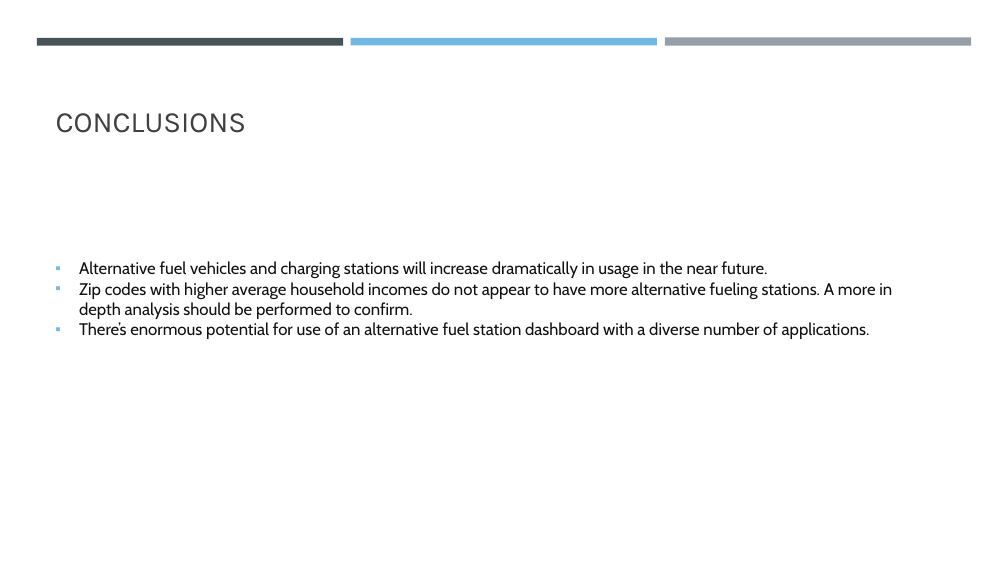
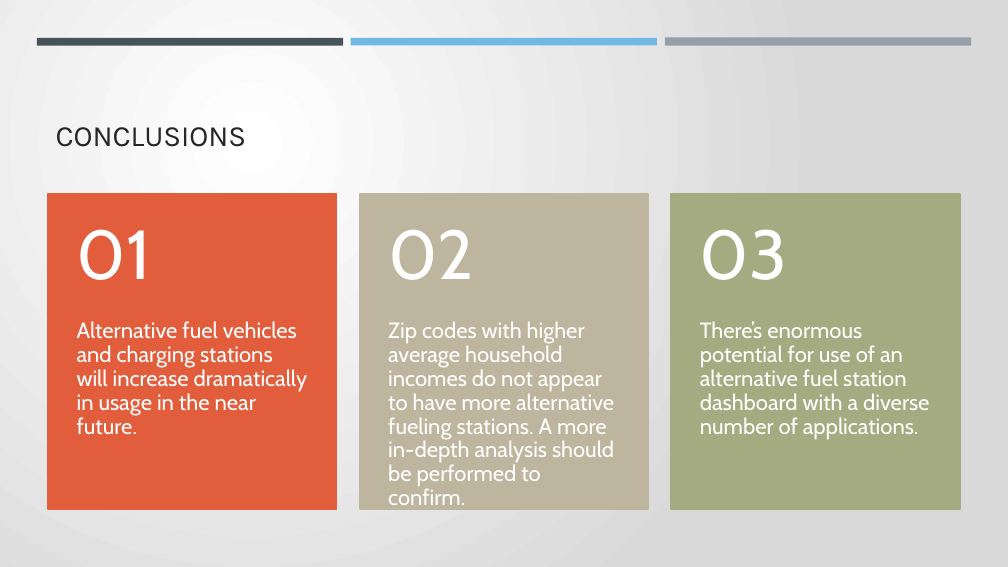
Before and after one commit to gabeo13/Colorado-Alternative-Fuel, a slide deck: slide 10 of Alternative Fuel Station Project.pptx. Drawn at 1008x567 pixels with LibreOffice and Linux fonts; fonts in the diff are those of the drawing. Boxes give left, top, right and bottom in pixels: in the first picture for what was removed or moved away, otherwise in the second. Text is boxed around its words. In the diff, an @@ line names an element or a change of style, - is before the commit and + after.

Commit message:
update ppt

```diff
--- a/Alternative Fuel Station Project.pptx
+++ b/Alternative Fuel Station Project.pptx
@@ background #FFFFFF to gradient #FFFFFF to #D9D9D9 @@
@@ rectangle removed at (37,38,343,45) @@
@@ rectangle added at (37,38,343,45), fill #465359 @@
@@ title "CONCLUSIONS" at (56,127,247,147): text colour #404040 to #262626 @@
@@ rectangle removed at (351,38,657,45) @@
@@ rectangle added at (351,38,657,45), fill #71B9E4 @@
@@ rectangle removed at (665,38,971,46) @@
@@ rectangle added at (665,38,971,46), fill #969FA7 @@
@@ group added at (48,194,960,509): 5 texts, 3 rectangles @@
+Alternative fuel vehicles and charging stations will increase dramatically in usage in the near future.
+01
+02
+There’s enormous potential for use of an alternative fuel station dashboard with a diverse number of applications.
+03
@@ text at (388,321,614,511): text changed; size 16 to 21 pt; text colour #111111 to #FFFFFF @@
-▪ Alternative fuel vehicles and charging stations will increase dramatically in usage in the near future.
-▪ Zip codes with higher average household incomes do not appear to have more alternative fueling stations. A more in depth analysis should be performed to confirm.
-▪ There’s enormous potential for use of an alternative fuel station dashboard with a diverse number of applications.
+Zip codes with higher average household incomes do not appear to have more alternative fueling stations. A more in-depth analysis should be performed to confirm.
```
Also in this commit, not shown: 1 other slide changed.
